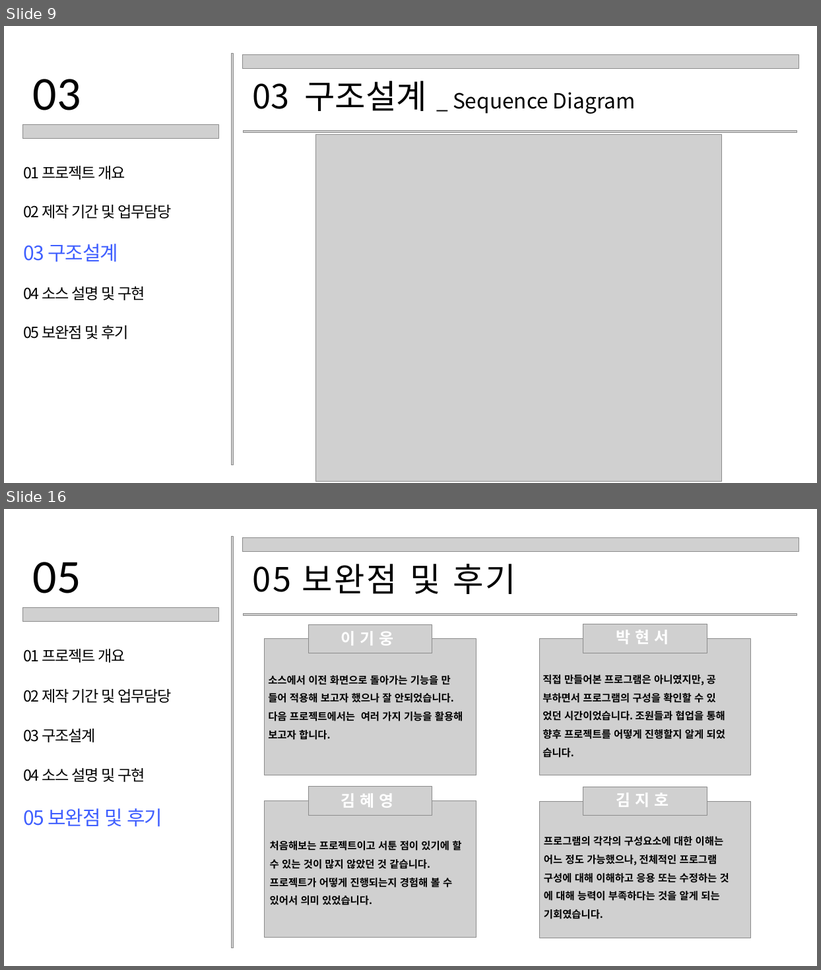
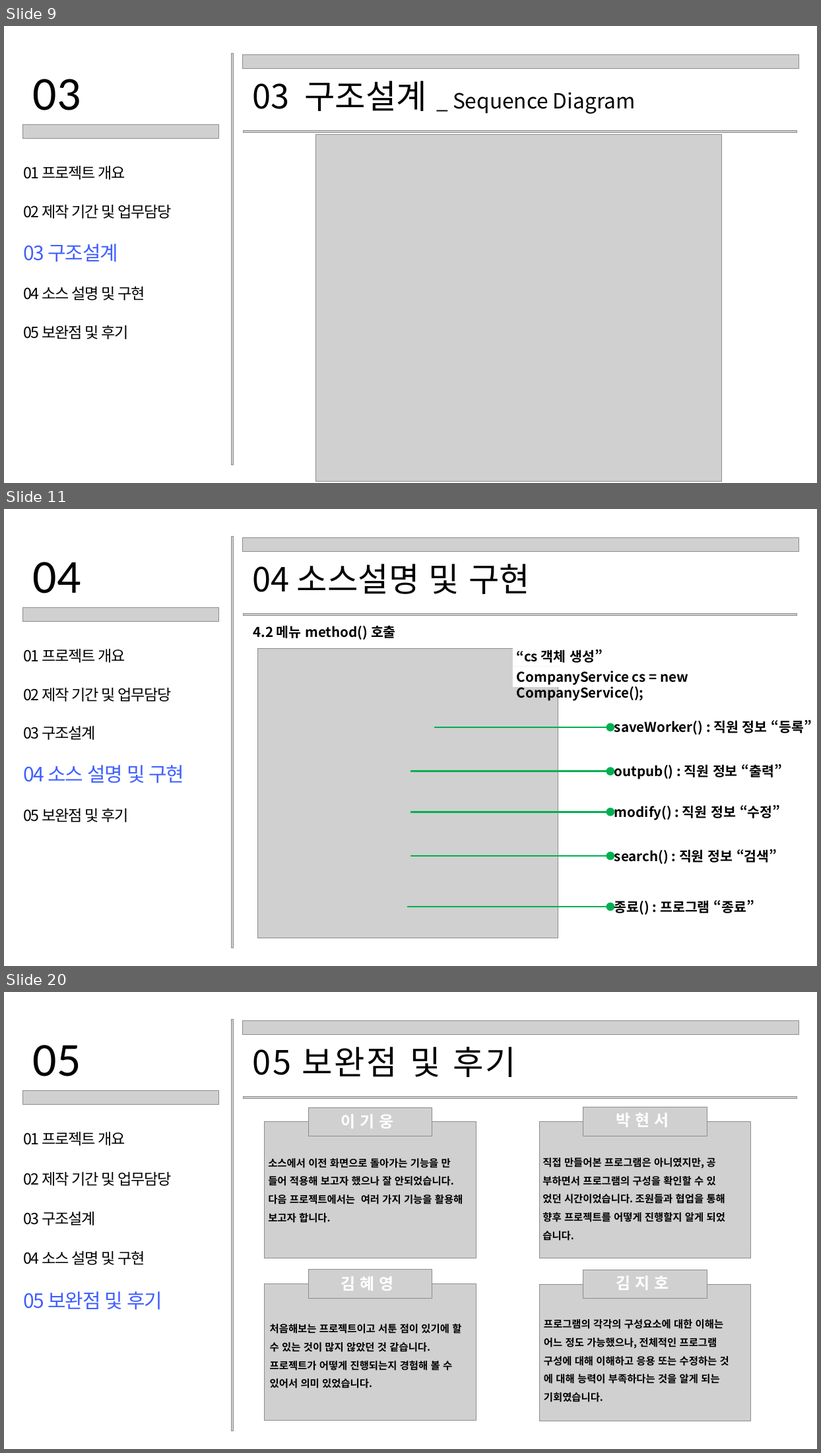
Before and after one commit to jihokim86/-team3-1st-_-project, a slide deck: CLI_직원관리프로그램.pptx. Shown one above the other, each under a label of ours: slides 9 and 16 before the commit, slides 9, 11 and 20 after it; the slides between them are not shown. The pictures are 821x970 and 821x1453 pixels, drawn with LibreOffice and Linux fonts; fonts in the diff are those of the drawing; grey boxes stand for pictures. Boxes give left, top, right and bottom in pixels: in the first picture for what was removed or moved away, otherwise in the second. Text is boxed around its words. In the diff, an @@ line names an element or a change of style, - is before the commit and + after.

```diff
--- a/CLI_직원관리프로그램.pptx
+++ b/CLI_직원관리프로그램.pptx
@@ slide 11 added at box(4, 509, 817, 966), background #FFFFFF @@
@@ picture added at box(231, 536, 233, 949) @@
@@ picture added at box(242, 537, 799, 551) @@
@@ text added at box(33, 562, 81, 593), 84 pt, text #000000 @@
+04
@@ text added at box(253, 564, 530, 594), 59 pt, text #000000 @@
+04 소스설명 및 구현
@@ picture added at box(22, 608, 218, 622) @@
@@ picture added at box(243, 614, 797, 616) @@
@@ text added at box(253, 625, 396, 640), 24 pt, text #000000, bold @@
+4.2 메뉴 method() 호출
@@ text added at box(23, 649, 125, 663), 27 pt, text #000000 @@
+01 프로젝트 개요
@@ picture added at box(257, 648, 558, 938) @@
@@ text added at box(517, 650, 603, 663), 24 pt, text #000000, bold @@
+“cs 객체 생성”
@@ text added at box(517, 671, 688, 702), 24 pt, text #000000, bold @@
+CompanyService cs = new CompanyService();
@@ text added at box(23, 688, 172, 702), 27 pt, text #000000 @@
+02 제작 기간 및 업무담당
@@ text added at box(23, 726, 95, 740), 27 pt, text #000000 @@
+03 구조설계
@@ text added at box(614, 720, 811, 735), 24 pt, text #000000, bold @@
+saveWorker() : 직원 정보 “등록”
@@ arrow added from (434, 727) to (611, 727), #00B050 3 pt @@
@@ text added at box(23, 765, 184, 784), 35 pt, text #3F5FFF @@
+04 소스 설명 및 구현
@@ text added at box(614, 764, 782, 780), 24 pt, text #000000, bold @@
+outpub() : 직원 정보 “출력”
@@ arrow added from (411, 772) to (611, 772), #00B050 3 pt @@
@@ text added at box(614, 805, 780, 821), 24 pt, text #000000, bold @@
+modify() : 직원 정보 “수정”
@@ text added at box(23, 808, 129, 823), 27 pt, text #000000 @@
+05 보완점 및 후기
@@ arrow added from (411, 813) to (611, 813), #00B050 3 pt @@
@@ arrow added from (411, 856) to (611, 856), #00B050 3 pt @@
@@ text added at box(614, 850, 777, 864), 24 pt, text #000000, bold @@
+search() : 직원 정보 “검색”
@@ text added at box(614, 900, 754, 915), 24 pt, text #000000, bold @@
+종료() : 프로그램 “종료”
@@ arrow added from (407, 907) to (611, 907), #00B050 3 pt @@
@@ what was slide 16 is now slide 20 @@
```
Also in this commit, not shown: 11 slides changed, 6 other slides added.
